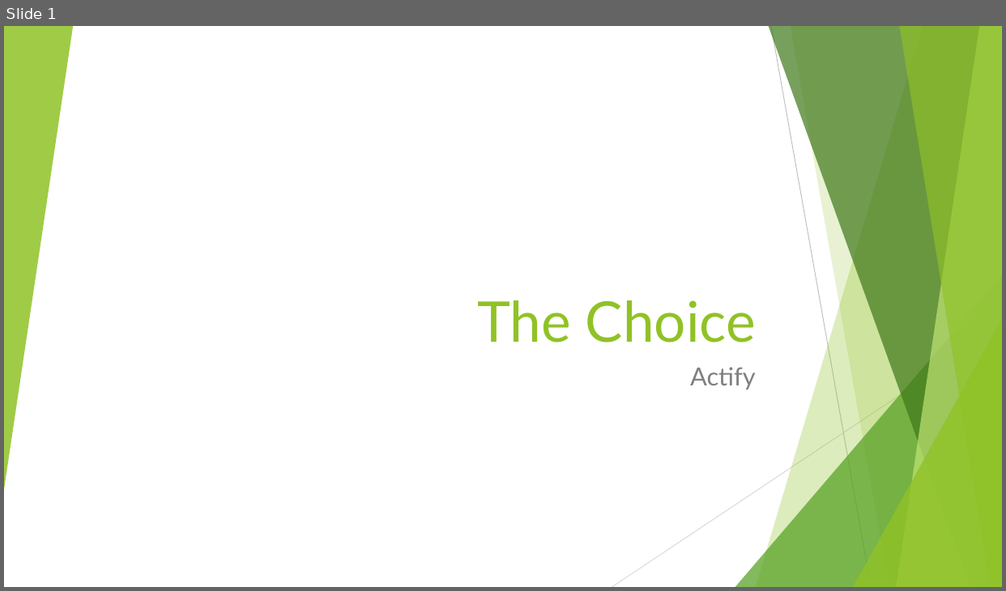
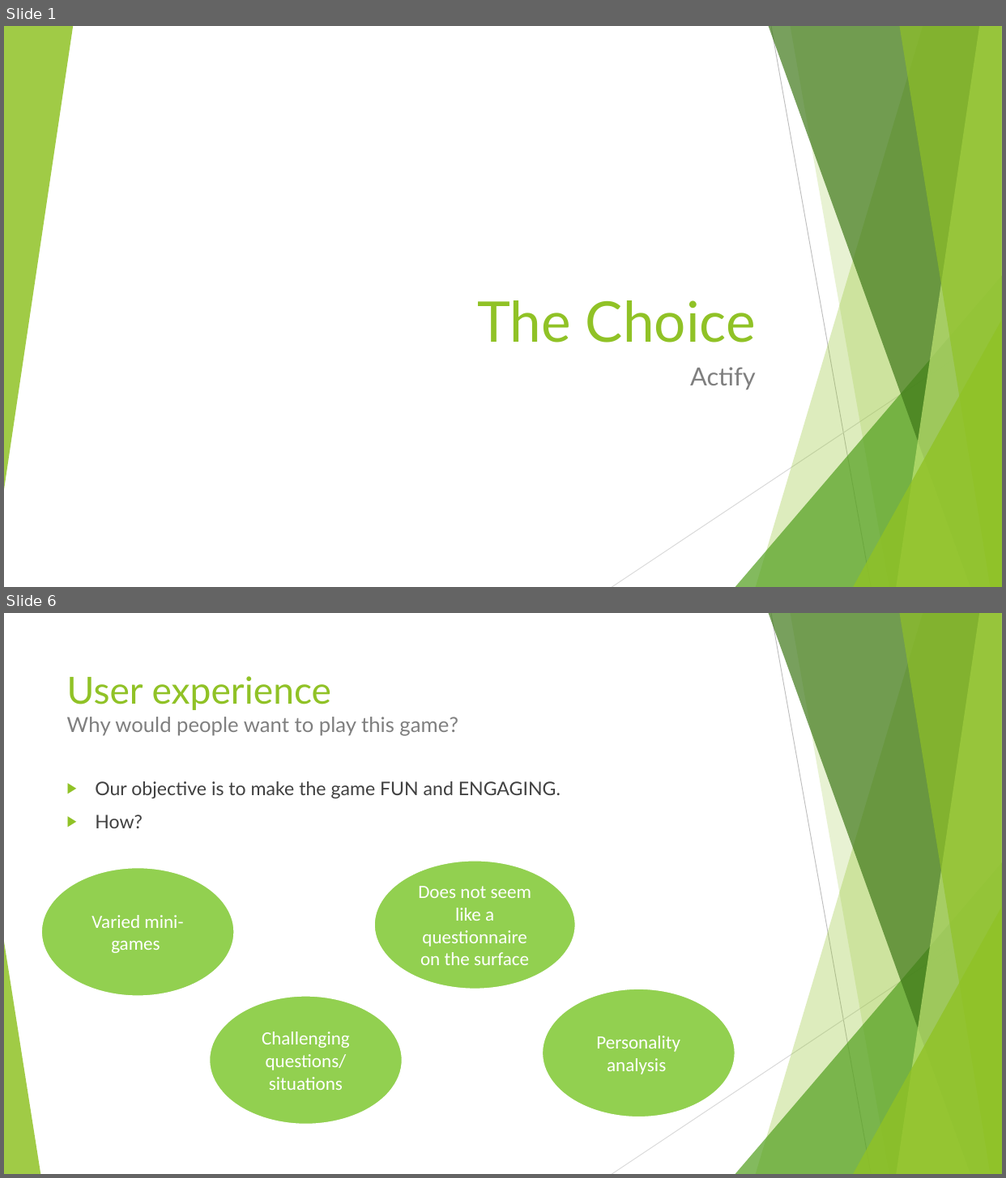
Before and after one commit to Glasgow19/team-12, a slide deck: The Choice.odp. Shown one above the other, each under a label of ours: slide 1 before the commit, slides 1 and 6 after it; the slides between them are not shown. The pictures are 1006x591 and 1006x1178 pixels, drawn with LibreOffice and Linux fonts; fonts in the diff are those of the drawing. Boxes give left, top, right and bottom in pixels: in the first picture for what was removed or moved away, otherwise in the second. Text is boxed around its words. In the diff, an @@ line names an element or a change of style, - is before the commit and + after.

```diff
--- a/The Choice.odp
+++ b/The Choice.odp
@@ slide 6 added at <box>4,613,1002,1174</box>, background #FFFFFF; not listed: 9 template elements that a slide beside it also shows @@
@@ title added at <box>67,676,458,736</box>, 20 pt, text #7F7F7F @@
+User experience
+Why would people want to play this game?
@@ text added at <box>95,781,560,828</box>, 18 pt, text #404040 @@
+▶ Our objective is to make the game FUN and ENGAGING.
+▶ How?
@@ freeform shape added at <box>41,868,234,996</box>, fill #92D050, outline #FFFFFF 0.99 pt, 18 pt, text #FFFFFF @@
+Varied mini-games
@@ freeform shape added at <box>374,861,576,989</box>, fill #92D050, outline #FFFFFF 0.99 pt, 18 pt, text #FFFFFF @@
+Does not seem like a questionnaire on the surface
@@ freeform shape added at <box>4,942,40,1174</box>, fill #90C226 at 85% opacity @@
@@ freeform shape added at <box>209,996,402,1124</box>, fill #92D050, outline #FFFFFF 0.99 pt, 18 pt, text #FFFFFF @@
+Challenging questions/
+situations
@@ freeform shape added at <box>543,989,735,1117</box>, fill #92D050, outline #FFFFFF 0.99 pt, 18 pt, text #FFFFFF @@
+Personality analysis
```
Also in this commit, not shown: 2 slides changed, 5 other slides added, 1 slide removed.
